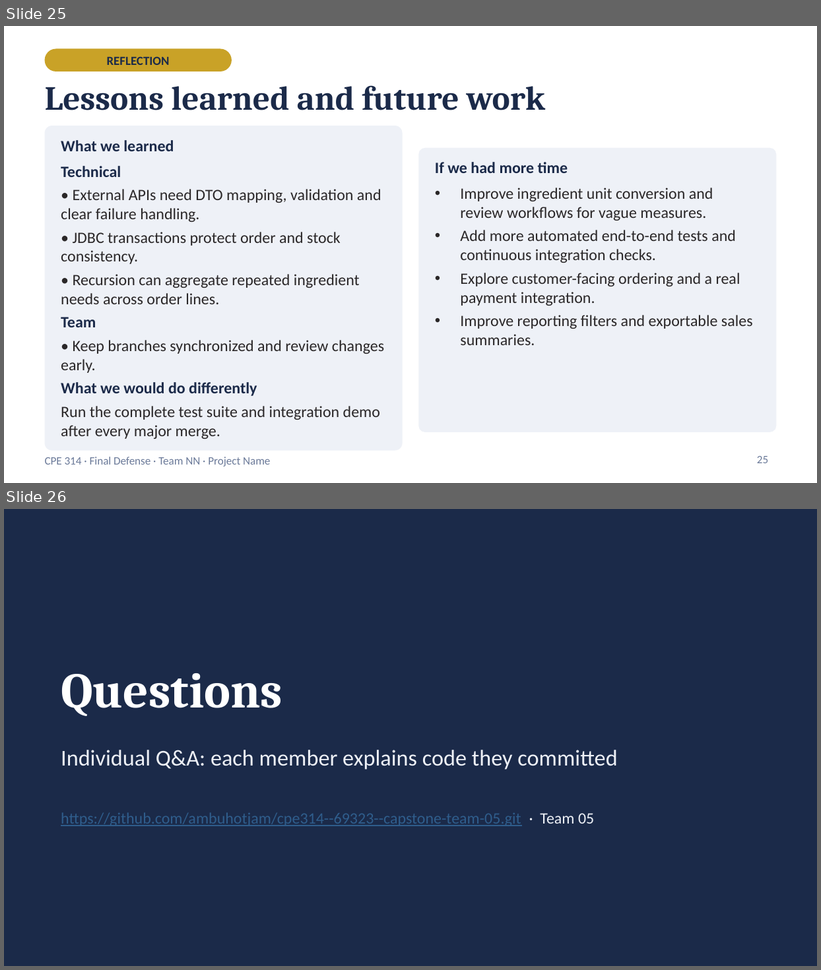
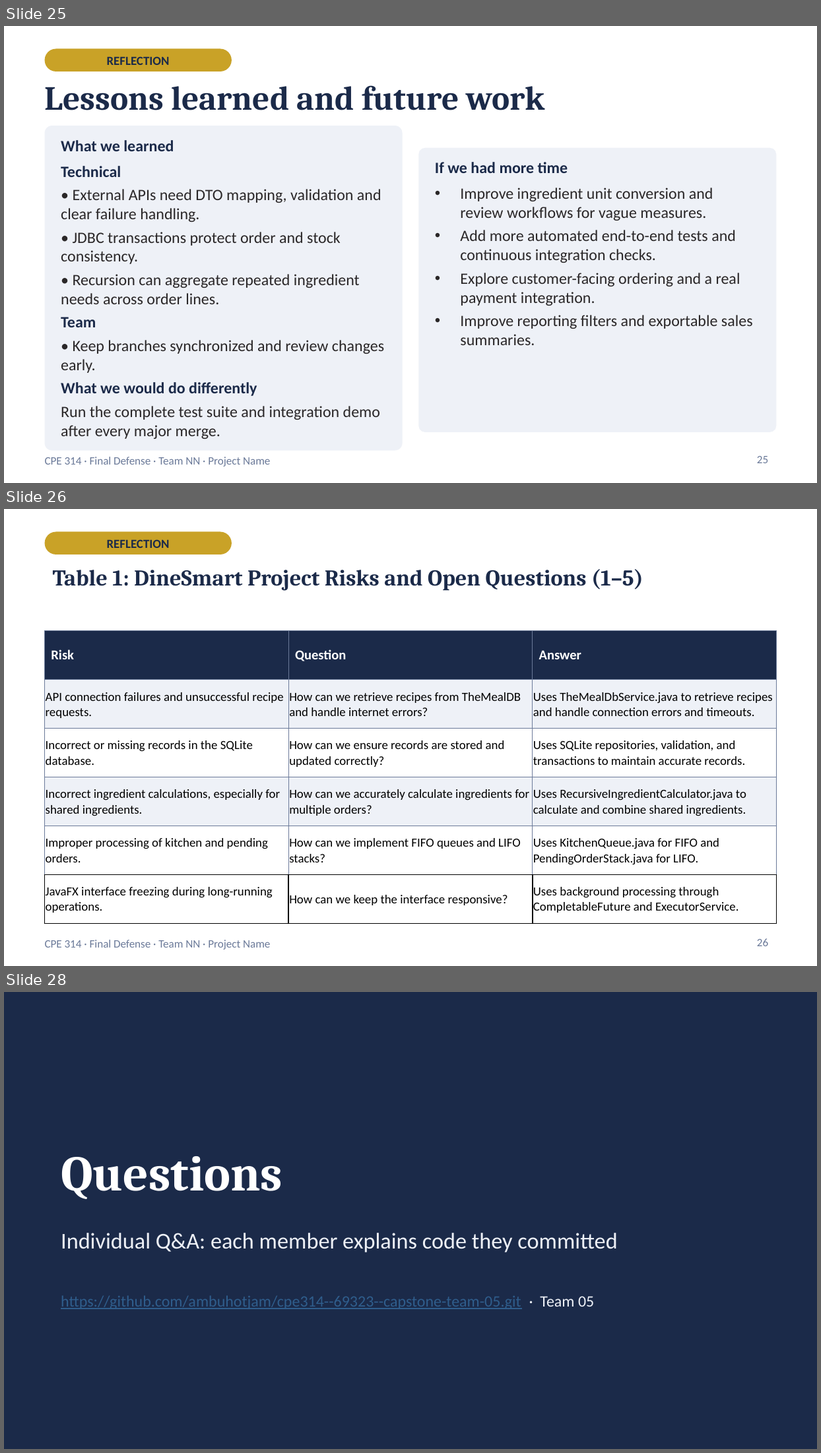
Before and after one commit to ambuhotjam/cpe314--69323--capstone-team-05, a slide deck: Final_Defense_Group5.pptx. Shown one above the other, each under a label of ours: slides 25 and 26 before the commit, slides 25, 26 and 28 after it; the slides between them are not shown. The pictures are 821x970 and 821x1453 pixels, drawn with LibreOffice and Linux fonts; fonts in the diff are those of the drawing. Boxes give left, top, right and bottom in pixels: in the first picture for what was removed or moved away, otherwise in the second. Text is boxed around its words. In the diff, an @@ line names an element or a change of style, - is before the commit and + after.

```diff
--- a/Final_Defense_Group5.pptx
+++ b/Final_Defense_Group5.pptx
@@ slide 26 added at [4,509,817,966], background #FFFFFF; not listed: 1 template element that a slide beside it also shows @@
@@ rounded rectangle added at [45,531,232,555], fill #C9A227 @@
@@ text added at [107,539,170,548], 11 pt, text #1B2A49, bold @@
+REFLECTION
@@ title added at [53,569,644,591], 20 pt, text #1B2A49, bold @@
+Table 1: DineSmart Project Risks and Open Questions (1–5)
@@ table added at [45,631,776,916], 6 rows, 3 columns @@
+Risk | Question | Answer
+API connection failures and unsuccessful recipe requests. | How can we retrieve recipes from TheMealDB and handle internet errors? | Uses TheMealDbService.java to retrieve recipes and handle connection errors and timeouts.
+Incorrect or missing records in the SQLite database. | How can we ensure records are stored and updated correctly? | Uses SQLite repositories, validation, and transactions to maintain accurate records.
+Incorrect ingredient calculations, especially for shared ingredients. | How can we accurately calculate ingredients for multiple orders? | Uses RecursiveIngredientCalculator.java to calculate and combine shared ingredients.
+Improper processing of kitchen and pending orders. | How can we implement FIFO queues and LIFO stacks? | Uses KitchenQueue.java for FIFO and PendingOrderStack.java for LIFO.
+JavaFX interface freezing during long-running operations. | How can we keep the interface responsive? | Uses background processing through CompletableFuture and ExecutorService.
@@ page number added at [757,939,768,947], 10 pt, text #6B7A99 @@
+26
@@ what was slide 26 is now slide 28 @@
```
Also in this commit, not shown: 4 slides changed, 1 other slide added.
